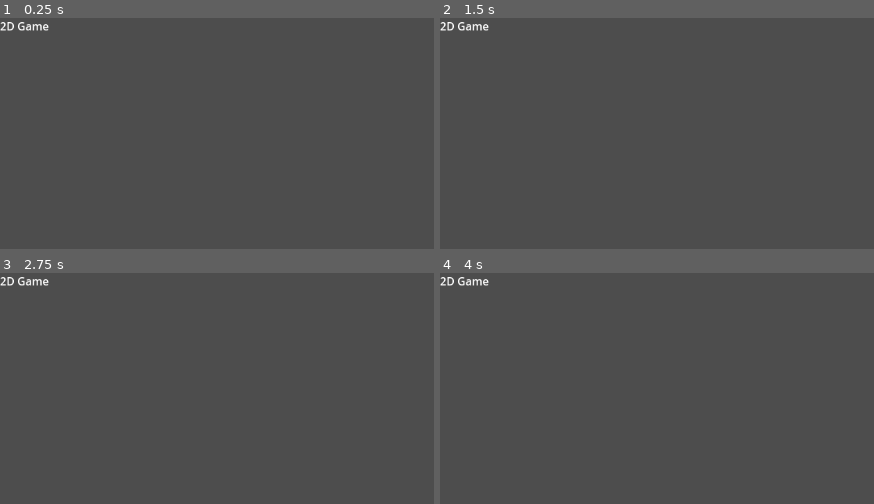
Above: before the commit, frames 1-4 (two rows, left to right).
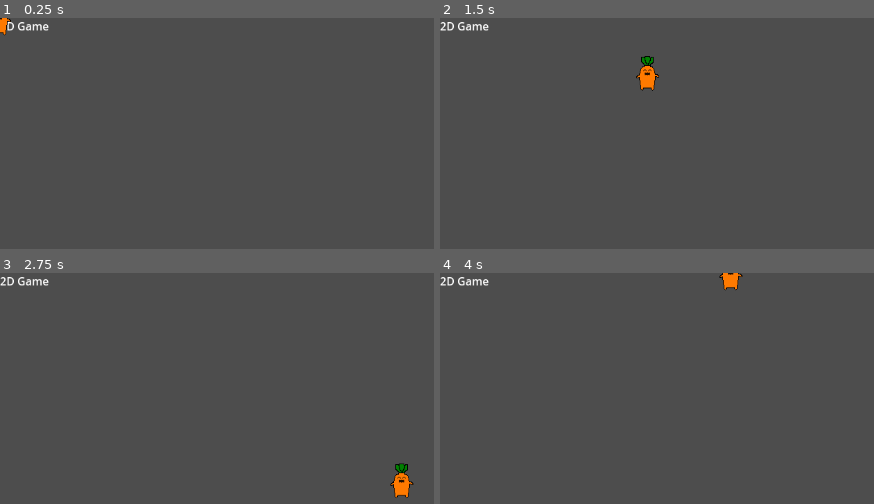
Above: after the commit, the same moments.

Repository: RyusukeMatsumoto7C9-B-2/Godot_2DGame
Game: Godot game, scene res://Scenes/Main.tscn
Same seed, same stepped clock (60 frames per second), same inputs: the game is played once before the commit and once after it.
Inputs:
- Up to frame 1 (0.25 s): no input
- Up to frame 2 (1.5 s): tap Enter at 0.5 s; hold Right (move_right, bound only after the commit) 0.53-1.28 s; hold Down (move_down, bound only after the commit) from 1.28 s (still down)
- Up to frame 3 (2.75 s): release Down (move_down, bound only after the commit) at 2.03 s; hold Right (move_right, bound only after the commit) from 2.03 s (still down)
- Up to frame 4 (4 s): release Right (move_right, bound only after the commit) at 2.78 s; hold Up (move_up, bound only after the commit) 2.78-3.53 s; tap Space at 3.5 s; hold Left (move_left, bound only after the commit) from 3.53 s (still down)

The runs differ from the first frame. In frame 1, 0.1% of the frame differs, in the area x 0-3%, y 0-8%; in frame 2, 0.5%; in frame 3, 0.5%, in the area x 89-96%, y 82-98%; in frame 4, 0.3%.

Commit message:
Player が一通り動けるようにした

Diff:
--- /dev/null
+++ b/Player.gd
@@ -0,0 +1,29 @@
+extends Area2D
+
+@export var speed = 400
+var screen_size
+
+# 初期化.
+func _ready():
+	screen_size = get_viewport_rect().size
+
+
+# 舞いフレーム処理.
+func _process(delta):
+	var velocity = Vector2.ZERO
+	if Input.is_action_pressed("move_right"):
+		velocity.x += 1
+	if Input.is_action_pressed("move_left"):
+		velocity.x -= 1
+	if Input.is_action_pressed("move_down"):
+		velocity.y += 1
+	if Input.is_action_pressed("move_up"):
+		velocity.y -= 1
+
+	if velocity.length() > 0:
+		velocity = velocity.normalized() * speed
+		position += velocity * delta
+		position = position.clamp(Vector2.ZERO, screen_size)
+
+
+signal hit
--- a/Scenes/Main.tscn
+++ b/Scenes/Main.tscn
@@ -1,4 +1,6 @@
-[gd_scene format=3 uid="uid://d3g8gkyfo4pwf"]
+[gd_scene load_steps=2 format=3 uid="uid://d3g8gkyfo4pwf"]
+
+[ext_resource type="PackedScene" uid="uid://c3gdou2wefnhe" path="res://Scenes/player.tscn" id="1_dk6eo"]
 
 [node name="Main" type="Node2D"]
 
@@ -6,3 +8,5 @@
 offset_right = 40.0
 offset_bottom = 23.0
 text = "2D Game"
+
+[node name="Player" parent="." instance=ExtResource("1_dk6eo")]
--- a/Scenes/player.tscn
+++ b/Scenes/player.tscn
@@ -1,3 +1,31 @@
-[gd_scene format=3 uid="uid://c3gdou2wefnhe"]
+[gd_scene load_steps=5 format=3 uid="uid://c3gdou2wefnhe"]
+
+[ext_resource type="Script" path="res://Player.gd" id="1_hg3xf"]
+[ext_resource type="Texture2D" uid="uid://bt2xhy4l264nx" path="res://Resources/Textures/Nekko.png" id="1_qex4t"]
+
+[sub_resource type="SpriteFrames" id="SpriteFrames_8vq6n"]
+animations = [{
+"frames": [{
+"duration": 1.0,
+"texture": ExtResource("1_qex4t")
+}],
+"loop": true,
+"name": &"default",
+"speed": 5.0
+}]
+
+[sub_resource type="CapsuleShape2D" id="CapsuleShape2D_h5i2p"]
+radius = 12.0
+height = 34.0
 
 [node name="Player" type="Area2D"]
+script = ExtResource("1_hg3xf")
+
+[node name="AnimatedSprite2D" type="AnimatedSprite2D" parent="."]
+scale = Vector2(0.5, 0.5)
+sprite_frames = SubResource("SpriteFrames_8vq6n")
+frame_progress = 0.705753
+
+[node name="CollisionShape2D" type="CollisionShape2D" parent="."]
+position = Vector2(-1, 5)
+shape = SubResource("CapsuleShape2D_h5i2p")
--- a/project.godot
+++ b/project.godot
@@ -15,6 +15,33 @@
 config/features=PackedStringArray("4.1", "Mobile")
 config/icon="res://icon.svg"
 
+[input]
+
+move_right={
+"deadzone": 0.5,
+"events": [Object(InputEventKey,"resource_local_to_scene":false,"resource_name":"","device":0,"window_id":0,"alt_pressed":false,"shift_pressed":false,"ctrl_pressed":false,"meta_pressed":false,"pressed":false,"keycode":0,"physical_keycode":4194321,"key_label":0,"unicode":0,"echo":false,"script":null)
+, Object(InputEventKey,"resource_local_to_scene":false,"resource_name":"","device":0,"window_id":0,"alt_pressed":false,"shift_pressed":false,"ctrl_pressed":false,"meta_pressed":false,"pressed":false,"keycode":0,"physical_keycode":68,"key_label":0,"unicode":0,"echo":false,"script":null)
+]
+}
+move_left={
+"deadzone": 0.5,
+"events": [Object(InputEventKey,"resource_local_to_scene":false,"resource_name":"","device":0,"window_id":0,"alt_pressed":false,"shift_pressed":false,"ctrl_pressed":false,"meta_pressed":false,"pressed":false,"keycode":0,"physical_keycode":4194319,"key_label":0,"unicode":0,"echo":false,"script":null)
+, Object(InputEventKey,"resource_local_to_scene":false,"resource_name":"","device":0,"window_id":0,"alt_pressed":false,"shift_pressed":false,"ctrl_pressed":false,"meta_pressed":false,"pressed":false,"keycode":0,"physical_keycode":65,"key_label":0,"unicode":0,"echo":false,"script":null)
+]
+}
+move_up={
+"deadzone": 0.5,
+"events": [Object(InputEventKey,"resource_local_to_scene":false,"resource_name":"","device":0,"window_id":0,"alt_pressed":false,"shift_pressed":false,"ctrl_pressed":false,"meta_pressed":false,"pressed":false,"keycode":0,"physical_keycode":4194320,"key_label":0,"unicode":0,"echo":false,"script":null)
+, Object(InputEventKey,"resource_local_to_scene":false,"resource_name":"","device":0,"window_id":0,"alt_pressed":false,"shift_pressed":false,"ctrl_pressed":false,"meta_pressed":false,"pressed":false,"keycode":0,"physical_keycode":87,"key_label":0,"unicode":0,"echo":false,"script":null)
+]
+}
+move_down={
+"deadzone": 0.5,
+"events": [Object(InputEventKey,"resource_local_to_scene":false,"resource_name":"","device":0,"window_id":0,"alt_pressed":false,"shift_pressed":false,"ctrl_pressed":false,"meta_pressed":false,"pressed":false,"keycode":0,"physical_keycode":4194322,"key_label":0,"unicode":0,"echo":false,"script":null)
+, Object(InputEventKey,"resource_local_to_scene":false,"resource_name":"","device":0,"window_id":0,"alt_pressed":false,"shift_pressed":false,"ctrl_pressed":false,"meta_pressed":false,"pressed":false,"keycode":0,"physical_keycode":83,"key_label":0,"unicode":0,"echo":false,"script":null)
+]
+}
+
 [rendering]
 
 renderer/rendering_method="mobile"
